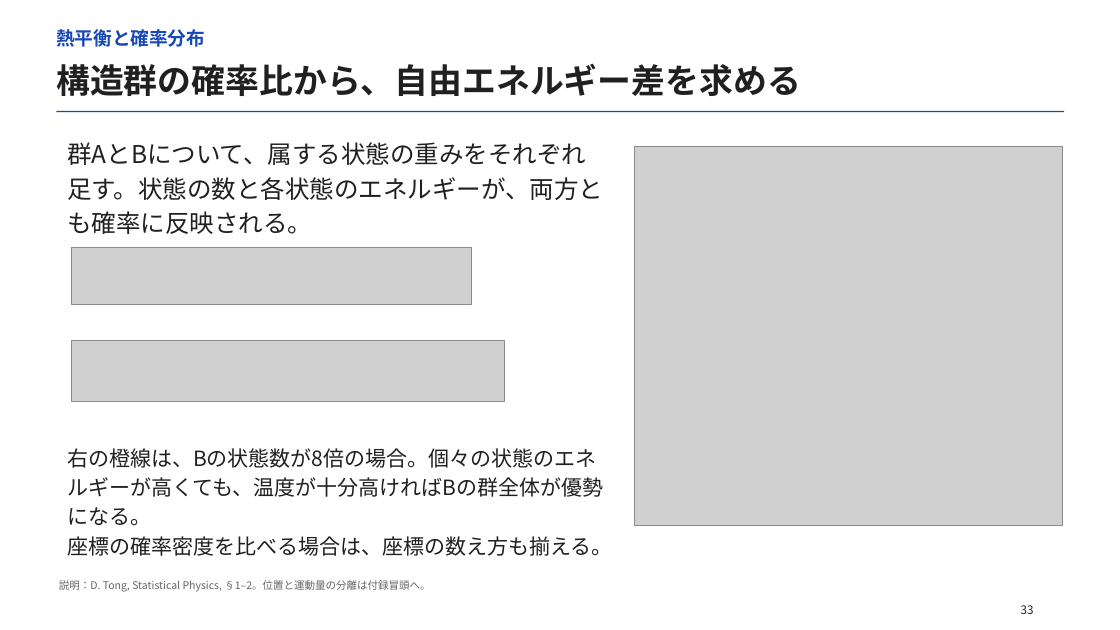
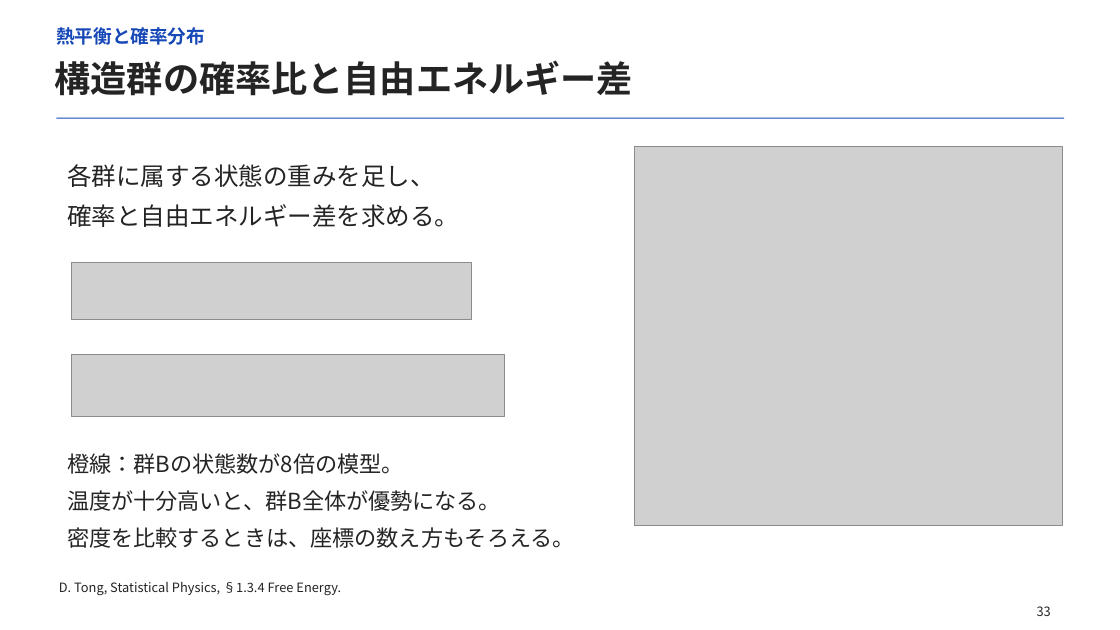
Before and after one commit to matsunagalab/lecture_bioinfo, a slide deck: slide 33 of 09_分子の相互作用と構造の安定性/09_分子の相互作用と構造の安定性.pptx. Drawn at 1120x630 pixels with LibreOffice and Linux fonts; fonts in the diff are those of the drawing; grey boxes stand for pictures. Boxes give left, top, right and bottom in pixels: in the first picture for what was removed or moved away, otherwise in the second. Text is boxed around its words. In the diff, an @@ line names an element or a change of style, - is before the commit and + after.

```diff
--- a/09_分子の相互作用と構造の安定性/09_分子の相互作用と構造の安定性.pptx
+++ b/09_分子の相互作用と構造の安定性/09_分子の相互作用と構造の安定性.pptx
@@ text at [55, 60, 633, 96]: text changed; size 29 to 31 pt; text colour #202020 to #242424 @@
-構造群の確率比から、自由エネルギー差を求める
+構造群の確率比と自由エネルギー差
@@ rectangle: place and size @@
-rectangle at [56, 111, 1065, 112]
+rectangle at [56, 118, 1065, 118]
@@ text at [67, 164, 459, 227]: text changed; text colour #202020 to #242424 @@
-群AとBについて、属する状態の重みをそれぞれ足す。状態の数と各状態のエネルギーが、両方とも確率に反映される。
+各群に属する状態の重みを足し、
+確率と自由エネルギー差を求める。
@@ picture: place and size @@
-picture at [71, 247, 471, 304]
+picture at [71, 262, 471, 319]
@@ picture: place and size @@
-picture at [71, 340, 505, 402]
+picture at [71, 355, 505, 416]
@@ text at [67, 453, 575, 548]: text changed; size 18 to 19 pt; text colour #202020 to #242424 @@
-右の橙線は、Bの状態数が8倍の場合。個々の状態のエネルギーが高くても、温度が十分高ければBの群全体が優勢になる。
-座標の確率密度を比べる場合は、座標の数え方も揃える。
+橙線：群Bの状態数が8倍の模型。
+温度が十分高いと、群B全体が優勢になる。
+密度を比較するときは、座標の数え方もそろえる。
@@ text at [59, 582, 341, 595]: text changed; size 9 to 11 pt; text colour #666666 to #242424 @@
-説明：D. Tong, Statistical Physics, §1–2。位置と運動量の分離は付録冒頭へ。
+D. Tong, Statistical Physics, §1.3.4 Free Energy.
@@ text "33" at [1037, 606, 1051, 616]: size 10 to 11 pt, text colour #202020 to #242424; alignment left to centre; line spacing 14pt to 1.18 @@
```
Also in this commit, not shown: 52 other slides changed, 3 slides added, 1 slide removed, 3 other files.
